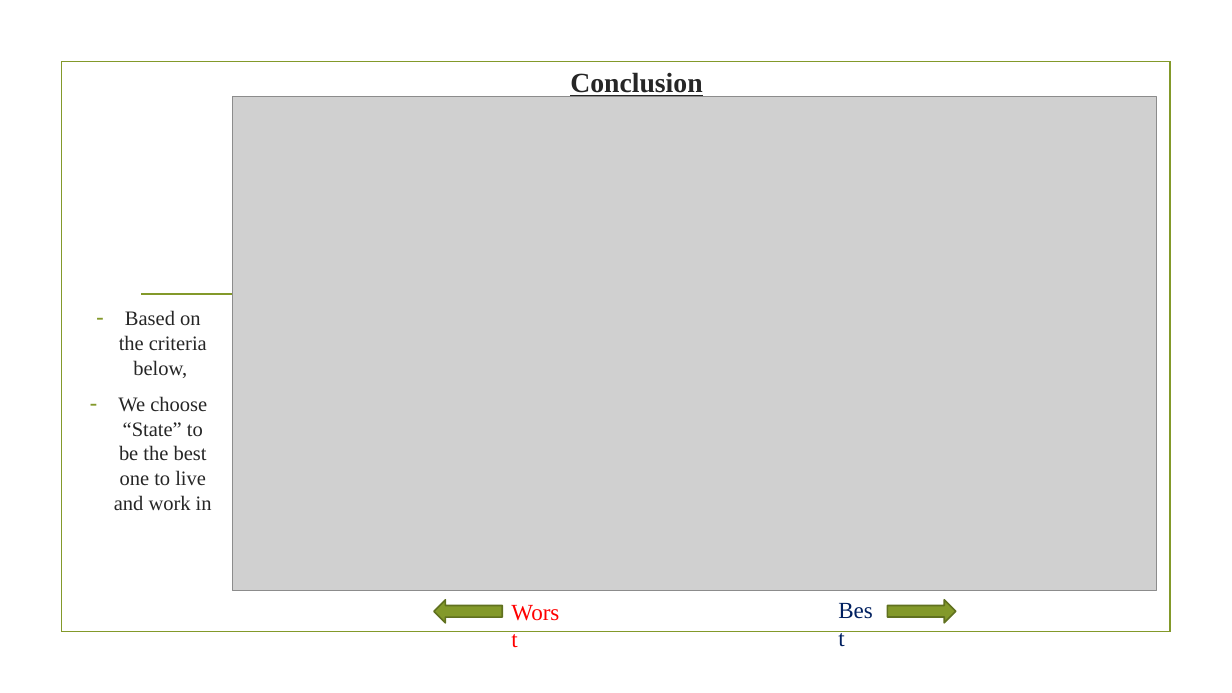
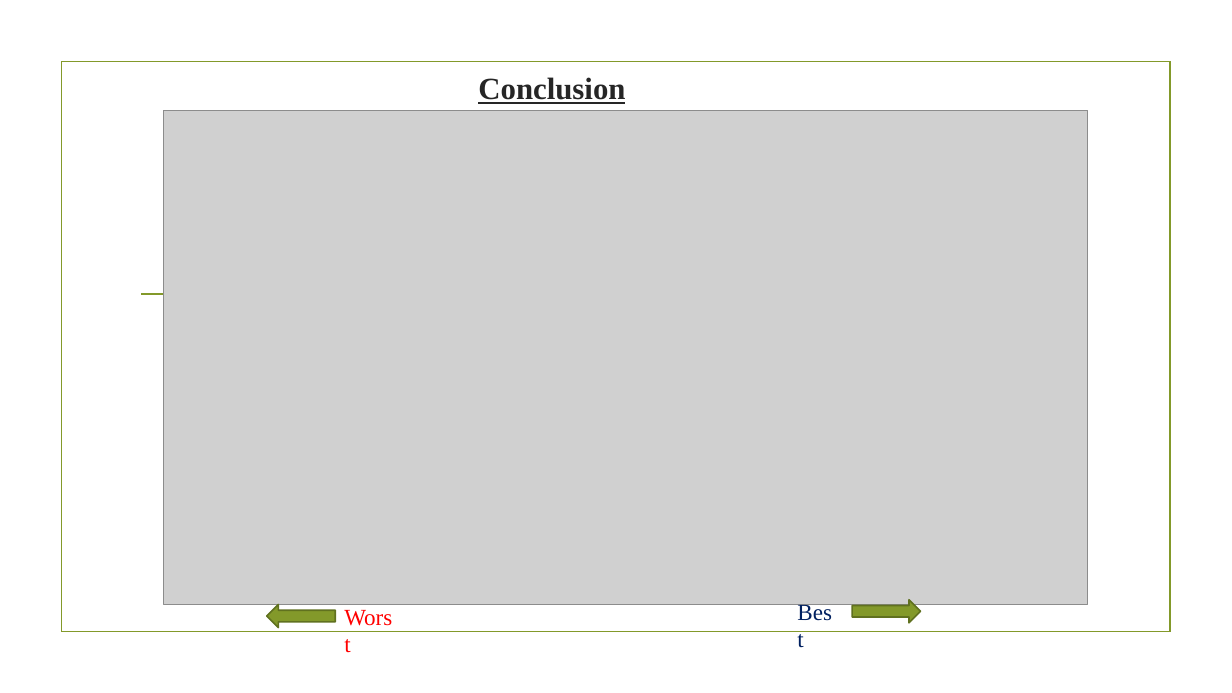
Before and after one commit to prakashbalasubramaniam/The_Incredible_Quad, a slide deck: slide 25 of Working_Presentation.pptx (slide 20 before the commit). Drawn at 1232x693 pixels with LibreOffice and Linux fonts; fonts in the diff are those of the drawing; grey boxes stand for pictures; background and template pictures are left out. Boxes give left, top, right and bottom in pixels: in the first picture for what was removed or moved away, otherwise in the second. Text is boxed around its words. In the diff, an @@ line names an element or a change of style, - is before the commit and + after.

Commit message:
Update Working_Presentation with conclusion and BestStateChoice2018.pptx

```diff
--- a/Working_Presentation.pptx
+++ b/Working_Presentation.pptx
@@ title "Conclusion": place and size @@
-title "Conclusion" at bbox=[570, 72, 702, 98]
+title "Conclusion" at bbox=[478, 77, 625, 104]
@@ title "Conclusion" at bbox=[478, 77, 625, 104]: size 21.6 to 24 pt @@
@@ picture: place and size @@
-picture at bbox=[232, 96, 1156, 591]
+picture at bbox=[164, 110, 1088, 604]
@@ text removed at bbox=[114, 310, 212, 510] @@
-– Based on the criteria below,
-– We choose “State” to be the best one to live and work in
@@ text "Worst": place and size @@
-text "Worst" at bbox=[503, 592, 575, 629]
+text "Worst" at bbox=[335, 598, 408, 635]
@@ text "Best": place and size @@
-text "Best" at bbox=[829, 591, 887, 628]
+text "Best" at bbox=[788, 592, 847, 629]
@@ right arrow: place and size @@
-right arrow at bbox=[434, 600, 503, 623]
+right arrow at bbox=[267, 604, 335, 628]
@@ right arrow: place and size @@
-right arrow at bbox=[887, 600, 956, 623]
+right arrow at bbox=[852, 600, 921, 623]
```
Also in this commit, not shown: 4 other slides changed, 10 slides added, 3 slides removed, 1 other file.
